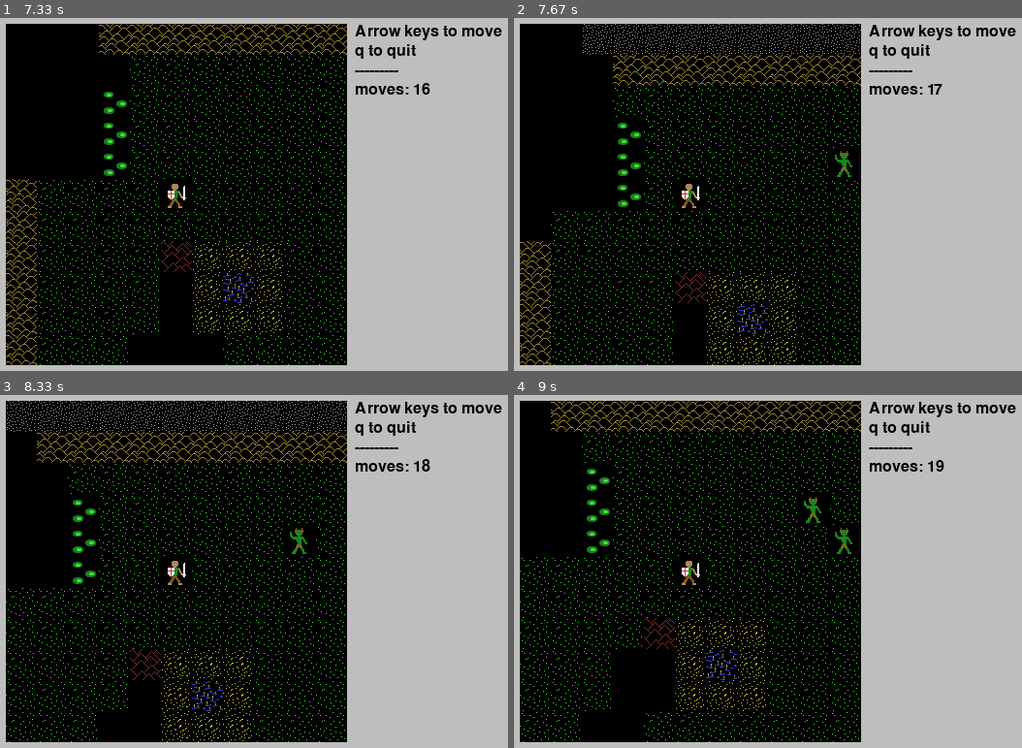
Above: before the commit, frames 1-4 (two rows, left to right).
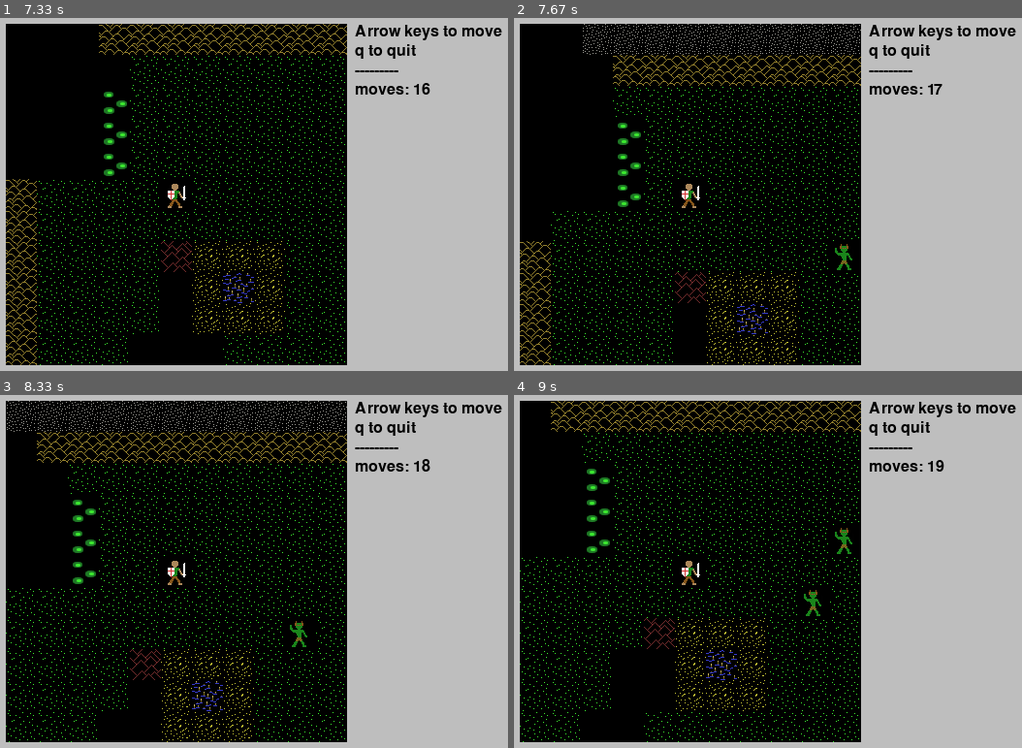
Above: after the commit, the same moments.

Repository: josh-reynolds/Python
Game: pygame game, started from pygame/nulltima/demo.py
Two runs of this game, one before a commit and one after it. Both use one fixed random seed, a clock stepped at 60 frames per second and the inputs below.
Inputs:
- Up to frame 1 (7.33 s): hold Right 0.33-0.8 s; hold Up 0.83-1.13 s; hold Right 1.17-1.63 s; hold Left 1.67-2.2 s; hold Down 2.23-2.53 s; hold Left 2.57-2.97 s; hold Up 3-3.37 s; hold Right 3.4-4.03 s; hold Down 4.07-4.43 s; hold Left 4.47-4.93 s; hold Right 4.97-5.43 s; hold Up 5.47-5.77 s; hold Right 5.8-6.27 s; hold Left 6.3-6.83 s; hold Down 6.87-7.17 s; hold Left from 7.2 s (still down)
- Up to frame 2 (7.67 s): release Left at 7.6 s; hold Up from 7.63 s (still down)
- Up to frame 3 (8.33 s): release Up at 8 s; hold Right from 8.03 s (still down)
- Up to frame 4 (9 s): release Right at 8.67 s; hold Down from 8.7 s (still down)

Frame 1 is identical in both runs. In frame 2, 0.2% of the frame differs, in the area x 62-68%, y 37-72%; in frame 3, 0.2%; in frame 4, 0.2%.

Commit message:
Spawning monsters only in passable terrain

Diff:
--- a/pygame/nulltima/game.py
+++ b/pygame/nulltima/game.py
@@ -125,7 +125,7 @@
 
     def spawn(self):
         if random.random() < 0.1:
-            grid_coordinate = random.choice(self.grid.edges)
+            grid_coordinate = random.choice(self.grid.spawnable())
             world_coordinate = self.grid.to_world(grid_coordinate)
             self.monsters.append(monster(world_coordinate, self))
             print("Spawning monster!")
--- a/pygame/nulltima/grid.py
+++ b/pygame/nulltima/grid.py
@@ -41,6 +41,9 @@
                 if ix == 0 or iy == 0 or ix == self.width-1 or iy == self.height-1:
                     edges.append((ix,iy))
         return edges
+
+    def spawnable(self):
+        return [x for x in self.edges if self[x][1]]
 
     # will move the image loading pieces - don't need to keep doing that
     # every frame...
Not shown, changed: pygame/nulltima/notes
